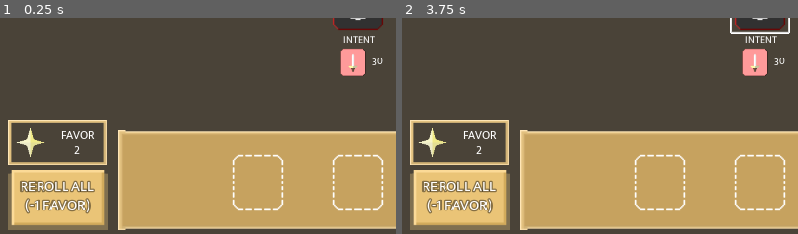
Above: before the commit, frames 1-2 (left to right).
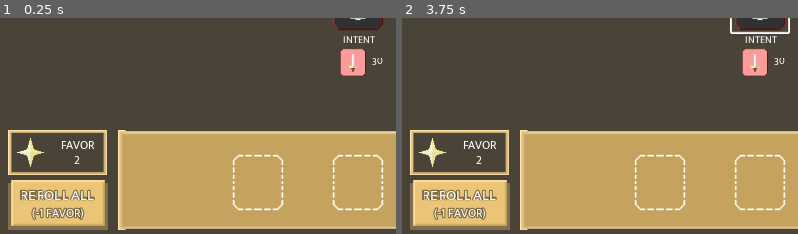
Above: after the commit, the same moments.

Repository: calsf/ff
Game: Godot game, scene res://Combat.tscn
Same seed, same stepped clock (60 frames per second), same inputs: the game is played once before the commit and once after it. The project has no main scene, so this scene is started directly.
Inputs (mouse positions are % of the whole screen's width and height, from its top left):
- Up to frame 1 (0.25 s): no input
- Up to frame 2 (3.75 s): click "PLAY" at 0.5 s; click "PLAY" at 1.25 s; click "REROLL ALL (-1 FAVOR)" (after the commit: "REROLL ALL") at 2 s; click "ROLL" at 2.75 s; click (50, 46) at 3.5 s
The pictures show only the part of the screen within x 5-55%, y 50-100%; the shares and areas given below are measured in that part.

The runs differ from the first frame. In frame 1, 5.7% of the frame differs, in the area x 2-28%, y 47-97%; in frame 2, 5.7%.

Commit message:
button and action option adjustments

Diff:
--- a/Combat.tscn
+++ b/Combat.tscn
@@ -647,6 +647,12 @@
 outline_color = Color( 0, 0, 0, 0.431373 )
 font_data = ExtResource( 139 )
 
+[sub_resource type="DynamicFont" id=18]
+size = 10
+outline_size = 1
+outline_color = Color( 0, 0, 0, 0.431373 )
+font_data = ExtResource( 139 )
+
 [sub_resource type="DynamicFont" id=11]
 outline_size = 1
 outline_color = Color( 0, 0, 0, 0.431373 )
@@ -654,6 +660,18 @@
 
 [sub_resource type="DynamicFont" id=12]
 size = 8
+outline_size = 1
+outline_color = Color( 0, 0, 0, 0.431373 )
+font_data = ExtResource( 138 )
+
+[sub_resource type="DynamicFont" id=16]
+size = 8
+outline_size = 1
+outline_color = Color( 0, 0, 0, 0.431373 )
+font_data = ExtResource( 138 )
+
+[sub_resource type="DynamicFont" id=17]
+size = 6
 outline_size = 1
 outline_color = Color( 0, 0, 0, 0.431373 )
 font_data = ExtResource( 138 )
@@ -1377,9 +1395,9 @@
 
 [node name="Favor" type="Control" parent="CanvasLayer"]
 margin_left = 40.0
-margin_top = 262.0
+margin_top = 270.0
 margin_right = 120.0
-margin_bottom = 294.0
+margin_bottom = 302.0
 __meta__ = {
 "_edit_use_anchors_": false
 }
@@ -1453,11 +1471,11 @@
 
 [node name="RerollBtn" type="Button" parent="CanvasLayer"]
 anchor_left = 0.062
-anchor_top = 0.8
+anchor_top = 0.844
 anchor_right = 0.187
 anchor_bottom = 0.956
 margin_left = 0.32
-margin_top = 8.0
+margin_top = 0.159973
 margin_right = 0.319992
 margin_bottom = -0.160004
 rect_pivot_offset = Vector2( 40, 28 )
@@ -1473,14 +1491,27 @@
 [node name="Label" type="Label" parent="CanvasLayer/RerollBtn"]
 anchor_right = 1.0
 anchor_bottom = 1.0
-margin_bottom = 8.0
 custom_fonts/font = SubResource( 10 )
-custom_constants/line_spacing = -5
+custom_constants/line_spacing = -4
 text = "REROLL ALL
-(-1 FAVOR)
 "
 align = 1
 valign = 1
+__meta__ = {
+"_edit_use_anchors_": false
+}
+
+[node name="Label2" type="Label" parent="CanvasLayer/RerollBtn"]
+anchor_right = 1.0
+anchor_bottom = 1.8
+custom_fonts/font = SubResource( 18 )
+text = "(-1 FAVOR)
+"
+align = 1
+valign = 1
+__meta__ = {
+"_edit_use_anchors_": false
+}
 
 [node name="RollBtn" type="Button" parent="CanvasLayer"]
 anchor_left = 0.812
@@ -1527,10 +1558,11 @@
 anchor_left = 0.25
 anchor_top = 0.644
 anchor_right = 0.75
-anchor_bottom = 0.711
+anchor_bottom = 0.722
 margin_top = 0.159973
 margin_right = -3.05176e-05
-margin_bottom = 0.0399933
+margin_bottom = 0.0799561
+rect_pivot_offset = Vector2( 160, 12 )
 script = ExtResource( 128 )
 __meta__ = {
 "_edit_use_anchors_": false
@@ -1539,17 +1571,64 @@
 [node name="HBoxContainer" type="HBoxContainer" parent="CanvasLayer/ActionOptions"]
 anchor_right = 1.0
 anchor_bottom = 1.0
-custom_constants/separation = 16
+margin_bottom = 1.90735e-06
+custom_constants/separation = 8
 alignment = 1
 __meta__ = {
 "_edit_use_anchors_": false
 }
 
+[node name="ButtonDiscard" type="Button" parent="CanvasLayer/ActionOptions/HBoxContainer"]
+margin_left = 88.0
+margin_right = 136.0
+margin_bottom = 29.0
+custom_styles/hover = ExtResource( 137 )
+custom_styles/pressed = ExtResource( 137 )
+custom_styles/focus = ExtResource( 137 )
+custom_styles/disabled = ExtResource( 137 )
+custom_styles/normal = ExtResource( 137 )
+custom_fonts/font = SubResource( 12 )
+custom_colors/font_color = Color( 1, 1, 1, 1 )
+text = "                "
+
+[node name="Label" type="Label" parent="CanvasLayer/ActionOptions/HBoxContainer/ButtonDiscard"]
+anchor_top = -0.042
+anchor_right = 1.0
+anchor_bottom = 0.958
+margin_top = 0.00800014
+margin_bottom = 0.00799942
+custom_fonts/font = SubResource( 16 )
+custom_constants/line_spacing = -8
+text = "DISCARD
+"
+align = 1
+valign = 1
+__meta__ = {
+"_edit_use_anchors_": false
+}
+
+[node name="Label2" type="Label" parent="CanvasLayer/ActionOptions/HBoxContainer/ButtonDiscard"]
+anchor_right = 1.0
+anchor_bottom = 1.179
+margin_right = 3.8147e-06
+margin_bottom = -0.012001
+custom_fonts/font = SubResource( 17 )
+custom_constants/line_spacing = -8
+text = "
+
+
+(+1 FAVOR)
+"
+align = 1
+valign = 1
+__meta__ = {
+"_edit_use_anchors_": false
+}
+
 [node name="ButtonSet" type="Button" parent="CanvasLayer/ActionOptions/HBoxContainer"]
-margin_left = 7.0
-margin_right = 43.0
-margin_bottom = 23.0
-size_flags_vertical = 0
+margin_left = 144.0
+margin_right = 180.0
+margin_bottom = 29.0
 custom_styles/hover = ExtResource( 137 )
 custom_styles/pressed = ExtResource( 137 )
 custom_styles/focus = ExtResource( 137 )
@@ -1560,11 +1639,10 @@
 custom_colors/font_color = Color( 1, 1, 1, 1 )
 text = "  SET  "
 
-[node name="ButtonDiscard" type="Button" parent="CanvasLayer/ActionOptions/HBoxContainer"]
-margin_left = 59.0
-margin_right = 151.0
-margin_bottom = 23.0
-size_flags_vertical = 0
+[node name="ButtonReroll" type="Button" parent="CanvasLayer/ActionOptions/HBoxContainer"]
+margin_left = 188.0
+margin_right = 232.0
+margin_bottom = 29.0
 custom_styles/hover = ExtResource( 137 )
 custom_styles/pressed = ExtResource( 137 )
 custom_styles/focus = ExtResource( 137 )
@@ -1572,27 +1650,47 @@
 custom_styles/normal = ExtResource( 137 )
 custom_fonts/font = SubResource( 12 )
 custom_colors/font_color = Color( 1, 1, 1, 1 )
-text = "  DISCARD (+1 FAVOR)  "
-
-[node name="ButtonReroll" type="Button" parent="CanvasLayer/ActionOptions/HBoxContainer"]
-margin_left = 167.0
-margin_right = 253.0
-margin_bottom = 23.0
-size_flags_vertical = 0
-custom_styles/hover = ExtResource( 137 )
-custom_styles/pressed = ExtResource( 137 )
-custom_styles/focus = ExtResource( 137 )
-custom_styles/disabled = ExtResource( 137 )
-custom_styles/normal = ExtResource( 137 )
-custom_fonts/font = SubResource( 12 )
-custom_colors/font_color = Color( 1, 1, 1, 1 )
-text = "  REROLL (-2 FAVOR)  "
+text = "              "
+
+[node name="Label" type="Label" parent="CanvasLayer/ActionOptions/HBoxContainer/ButtonReroll"]
+anchor_top = -0.042
+anchor_right = 1.0
+anchor_bottom = 0.958
+margin_top = 0.00800014
+margin_bottom = 0.00799942
+custom_fonts/font = SubResource( 16 )
+custom_constants/line_spacing = -8
+text = "REROLL
+"
+align = 1
+valign = 1
+__meta__ = {
+"_edit_use_anchors_": false
+}
+
+[node name="Label2" type="Label" parent="CanvasLayer/ActionOptions/HBoxContainer/ButtonReroll"]
+anchor_right = 1.0
+anchor_bottom = 1.179
+margin_right = 3.8147e-06
+margin_bottom = -0.012001
+custom_fonts/font = SubResource( 17 )
+custom_constants/line_spacing = -8
+text = "
+
+
+(-2 FAVOR)
+"
+align = 1
+valign = 1
+__meta__ = {
+"_edit_use_anchors_": false
+}
 
 [node name="ButtonCancel" type="Button" parent="CanvasLayer/ActionOptions/HBoxContainer"]
+visible = false
 margin_left = 269.0
 margin_right = 311.0
-margin_bottom = 23.0
-size_flags_vertical = 0
+margin_bottom = 28.0
 custom_styles/hover = ExtResource( 137 )
 custom_styles/pressed = ExtResource( 137 )
 custom_styles/focus = ExtResource( 137 )
--- a/dice/dice-bank/dice-bank.gd
+++ b/dice/dice-bank/dice-bank.gd
@@ -128,7 +128,7 @@
 	var y_offset = Vector2(0, face_node.rect_size.y + 6)
 
 	_die_face_info.set_face_info(face_obj)
-	_die_face_info.set_global_position(face_node.rect_global_position - (face_node.rect_size / 2) + y_offset)
+	_die_face_info.set_global_position(face_node.get_global_position() - (face_node.rect_size / 2) + y_offset)
 
 	_die_face_info.visible = true
 
--- a/dice/dice-bar/dice_bar.gd
+++ b/dice/dice-bar/dice_bar.gd
@@ -25,14 +25,18 @@
 		faces[i].connect("gui_input", self, "_on_face_pressed", [i])
 
 func _on_face_pressed(event, i):
-	if selected_face_index != null:
-		return
-
 	if event is InputEventMouseButton:
 		if event.button_index == BUTTON_LEFT and event.pressed:
 			if selected_dice[i] == null:
 				return
 
+			if selected_face_index != null:
+				if selected_face_index == i:
+					deselect_face()
+					return
+				else:
+					deselect_face()
+
 			# Set selected face for action options
 			var die_index = selected_dice[i]
 			_action_options.selected_die_index = die_index
@@ -42,7 +46,10 @@
 			_die_face_info.visible = false
 
 			# Play selected face animation and show action options
+			var pos = Vector2(_die_faces.get_child(i).get_global_position().x - (_action_options.rect_size.x / 2.5), _action_options.get_global_position().y)
+
 			_die_faces.get_child(i).get_node("AnimationPlayer").play("selected")
+			_action_options.set_global_position(pos)
 			_action_options.visible = true
 
 # Reset the die face and unassign selected face index
@@ -61,13 +68,11 @@
 	face_node.get_node("AnimationPlayer").play("idle")
 
 	selected_face_index = null
+	_action_options.visible = false
 
 # On die face mouse entered
 func _on_face_entered(i):
 	if selected_dice[i] == null:
-		return
-
-	if selected_face_index != null:
 		return
 
 	# Move info box to position with the corresponding die info
Not shown: 1 places in Combat.tscn that only renumber resources
